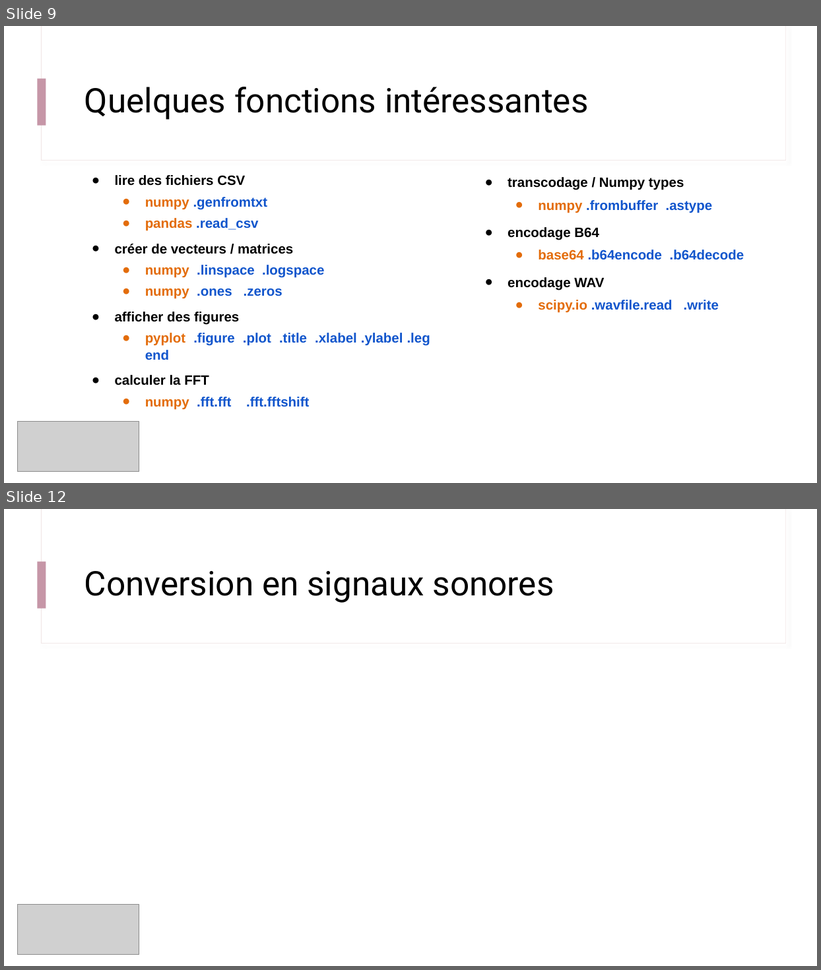
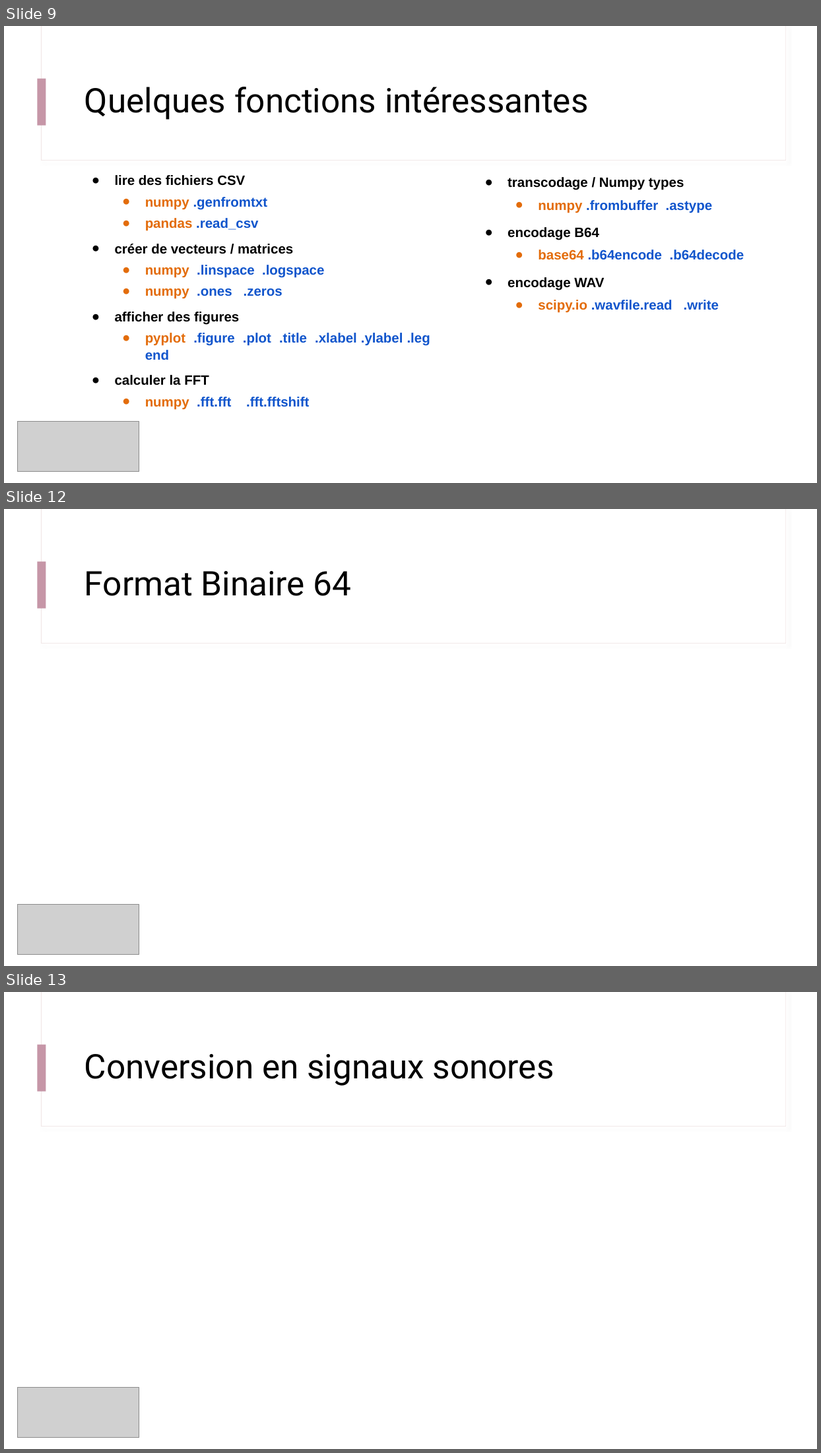
Before and after one commit to IOGS-Digital-Methods/semester-5, a slide deck: ONIP/onip_b3_traitement_1D/B3_0_Deroulement.pptx. Shown one above the other, each under a label of ours: slides 9 and 12 before the commit, slides 9, 12 and 13 after it; the slides between them are not shown. The pictures are 821x970 and 821x1453 pixels, drawn with LibreOffice and Linux fonts; fonts in the diff are those of the drawing; grey boxes stand for pictures. Boxes give left, top, right and bottom in pixels: in the first picture for what was removed or moved away, otherwise in the second. Text is boxed around its words. In the diff, an @@ line names an element or a change of style, - is before the commit and + after.

```diff
--- a/ONIP/onip_b3_traitement_1D/B3_0_Deroulement.pptx
+++ b/ONIP/onip_b3_traitement_1D/B3_0_Deroulement.pptx
@@ slide 12 added at [4,509,817,966], background #FFFFFF; not listed: 3 template elements that a slide beside it also shows @@
@@ title added at [85,571,352,596], 40 pt, text #000000 @@
+Format Binaire 64
@@ picture added at [17,905,139,955] @@
@@ what was slide 12 is now slide 13 @@
```
Also in this commit, not shown: 2 slides changed, 10 other files.
